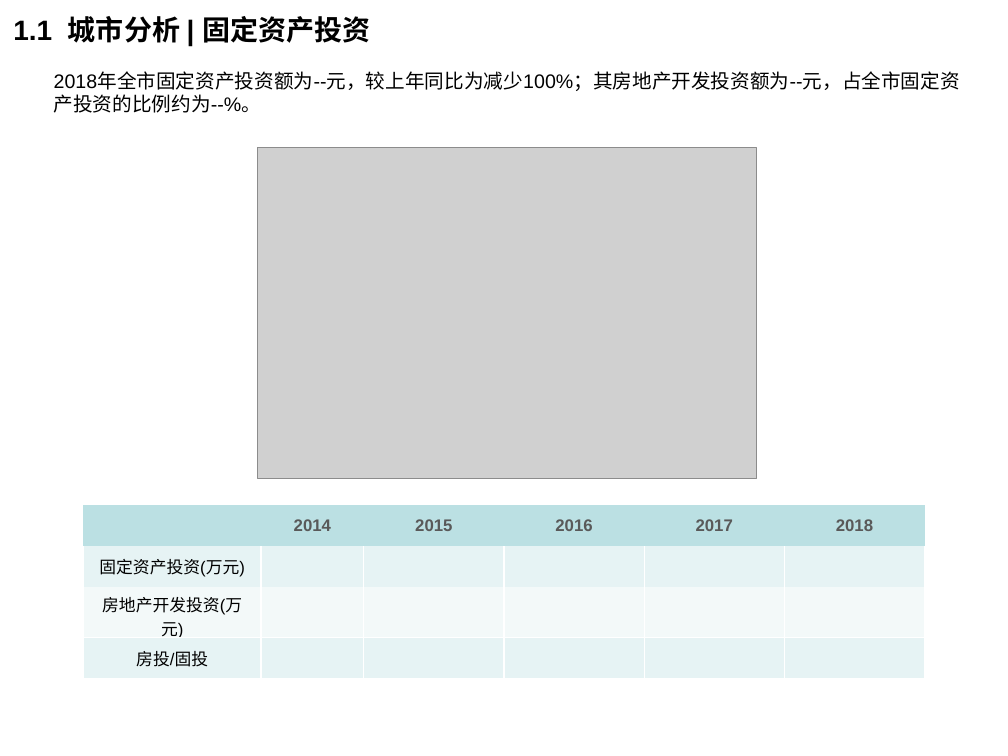
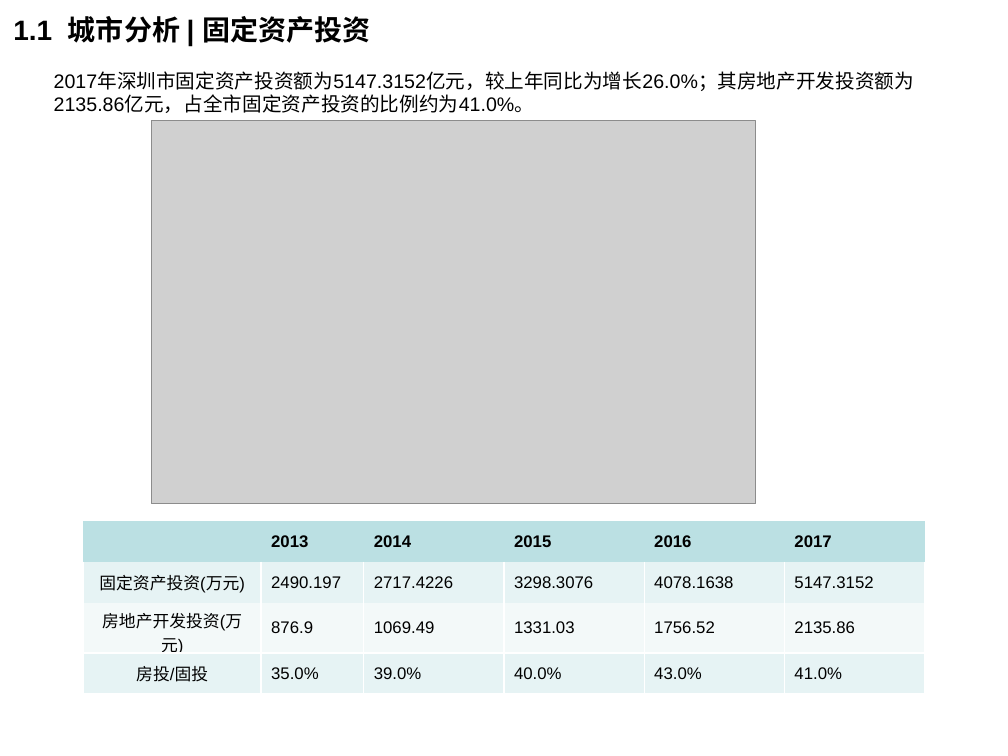
Before and after one commit to lizhou828/python_hello_world, a slide deck: slide 8 of helloWorld/ppt_template/diyun_land_report_result.pptx. Drawn at 1008x756 pixels with LibreOffice and Linux fonts; fonts in the diff are those of the drawing; grey boxes stand for pictures; background and template pictures are left out. Boxes give left, top, right and bottom in pixels: in the first picture for what was removed or moved away, otherwise in the second. Text is boxed around its words. In the diff, an @@ line names an element or a change of style, - is before the commit and + after.

```diff
--- a/helloWorld/ppt_template/diyun_land_report_result.pptx
+++ b/helloWorld/ppt_template/diyun_land_report_result.pptx
@@ text at <box>54,72,914,113</box>: text changed @@
-2018年全市固定资产投资额为--元，较上年同比为减少100%；其房地产开发投资额为--元，占全市固定资产投资的比例约为--%。
+2017年深圳市固定资产投资额为5147.3152亿元，较上年同比为增长26.0%；其房地产开发投资额为2135.86亿元，占全市固定资产投资的比例约为41.0%。
@@ picture: place and size @@
-picture at <box>258,148,757,479</box>
+picture at <box>151,121,756,504</box>
@@ table at <box>84,521,924,686</box> @@
-row 1:  | 2014 | 2015 | 2016 | 2017 | 2018
+row 1:  | 2013 | 2014 | 2015 | 2016 | 2017
-row 2: 固定资产投资(万元) |  |  |  |  | 
+row 2: 固定资产投资(万元) | 2490.197 | 2717.4226 | 3298.3076 | 4078.1638 | 5147.3152
-row 3: 房地产开发投资(万元) |  |  |  |  | 
+row 3: 房地产开发投资(万元) | 876.9 | 1069.49 | 1331.03 | 1756.52 | 2135.86
-row 4: 房投/固投 |  |  |  |  | 
+row 4: 房投/固投 | 35.0% | 39.0% | 40.0% | 43.0% | 41.0%
@@ table: place and size @@
-table at <box>84,505,924,671</box>
+table at <box>84,521,924,686</box>
```
Also in this commit, not shown: 5 other slides changed, 3 other files.
